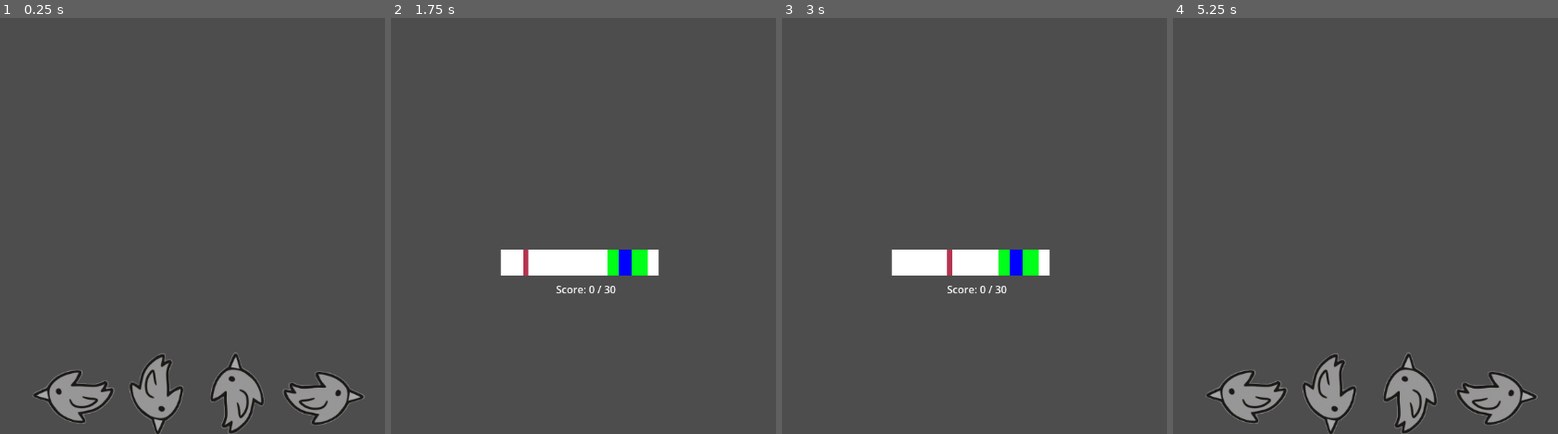
Above: before the commit, frames 1-4 (left to right).
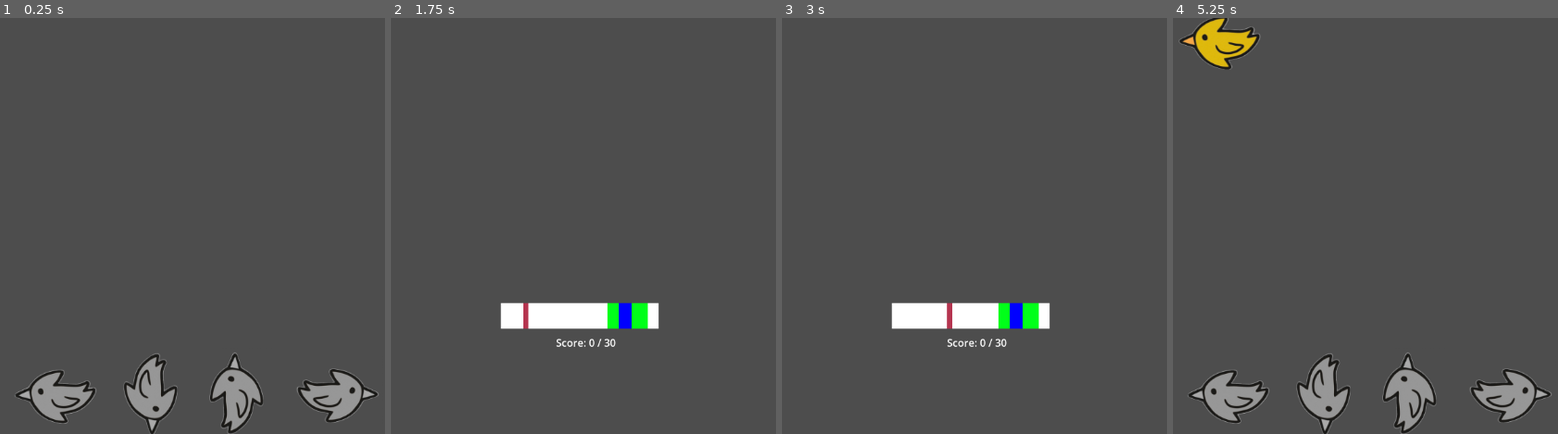
Above: after the commit, the same moments.

Repository: AbbyMage/Lofa-I-Beats
Game: Godot game, scene res://combinging_it_test.tscn
The game is run twice, just before and just after one commit, with the same random seed, the same clock (stepped at 60 frames per second) and the same inputs. This scene is started directly instead of the project's main scene.
Inputs (mouse positions are in pixels of both pictures, inside the frame that each line leads up to):
- Up to frame 1 (0.25 s): no input
- Up to frame 2 (1.75 s): tap Enter at 0.5 s; move the mouse to (749, 205) at 0.52 s; hold Right (ui_right) 0.53-1.28 s; tap 1 (1) at 0.6 s; tap 2 (2) at 0.8, 1.35 s; move the mouse to (437, 246) at 1.27 s; hold Down (ui_down) from 1.28 s (still down); tap 3 (3) at 1.55 s
- Up to frame 3 (3 s): move the mouse to (1051, 134) at 2.02 s; release Down (ui_down) at 2.03 s; hold Right (ui_right) 2.03-2.78 s; tap 3 (3) at 2.1 s; tap P (p) at 2.3, 2.85 s; move the mouse to (939, 309) at 2.77 s; hold Up (ui_up) from 2.78 s (still down)
- Up to frame 4 (5.25 s): tap Space (space) at 3.05, 3.5 s; move the mouse to (outside the picture) at 3.52 s; release Up (ui_up) at 3.53 s; hold Space (space) 3.53-4.28 s; hold Left (ui_left) 3.53-5.03 s; tap J (j, bound only after the commit) at 3.8, 4.35 s; move the mouse to (outside the picture) at 4.27 s; tap 1 (1) at 4.55, 5.1 s; move the mouse to (1404, 226) at 5.02 s; hold Down (ui_down) from 5.03 s (still down)

The runs differ from the first frame. In frame 1, 4.4% of the frame differs, in the area x 3-99%, y 80-100%; in frame 2, 5.5%; in frame 3, 5.5%; in frame 4, 5.8%, in the area x 1-99%, y 0-100%.

Commit message:
added arrow spawner rather then maula placeing arrows

Diff:
--- a/rythem_game/Arr_storage/Arr_Catch_Down.gd
+++ b/rythem_game/Arr_storage/Arr_Catch_Down.gd
@@ -1,6 +1,8 @@
 extends Area2D
 
 var tracked_areas: Array[Area2D] = []
+
+@onready var control: Node = get_node("/root/Control")
 
 func _on_area_entered(area: Area2D) -> void:
 	if not tracked_areas.has(area):
@@ -18,4 +20,4 @@
 				if is_instance_valid(area):
 					area.queue_free()
 			tracked_areas.clear()
-			print("ballin")
+			control._add_score()
--- a/rythem_game/Arr_storage/Arr_Catch_Down.tscn
+++ b/rythem_game/Arr_storage/Arr_Catch_Down.tscn
@@ -2,7 +2,7 @@
 
 [ext_resource type="PackedScene" uid="uid://by1p3fy77kl4r" path="res://Arr_storage/Arr_Catch_Left.tscn" id="1_nugbr"]
 [ext_resource type="Script" path="res://Arr_storage/Arr_Catch_Down.gd" id="2_xqa7h"]
-[ext_resource type="Texture2D" uid="uid://j2r6qgrbcbcv" path="res://resorces/new better arrows.png" id="3_gku5p"]
+[ext_resource type="Texture2D" uid="uid://j2r6qgrbcbcv" path="res://resorces/arrows.png" id="3_gku5p"]
 
 [node name="Area2D" instance=ExtResource("1_nugbr")]
 script = ExtResource("2_xqa7h")
--- a/rythem_game/Arr_storage/Arr_Catch_Left.gd
+++ b/rythem_game/Arr_storage/Arr_Catch_Left.gd
@@ -1,6 +1,8 @@
 extends Area2D
 
 var tracked_areas: Array[Area2D] = []
+
+@onready var control: Node = get_node("/root/Control")
 
 func _on_area_entered(area: Area2D) -> void:
 	if not tracked_areas.has(area):
@@ -18,4 +20,4 @@
 				if is_instance_valid(area):
 					area.queue_free()
 			tracked_areas.clear()
-			print("ballin")
+			control._add_score()
--- a/rythem_game/Arr_storage/Arr_Catch_Left.tscn
+++ b/rythem_game/Arr_storage/Arr_Catch_Left.tscn
@@ -1,7 +1,7 @@
 [gd_scene load_steps=4 format=3 uid="uid://by1p3fy77kl4r"]
 
 [ext_resource type="Script" path="res://Arr_storage/Arr_Catch_Left.gd" id="1_uk7w6"]
-[ext_resource type="Texture2D" uid="uid://j2r6qgrbcbcv" path="res://resorces/new better arrows.png" id="2_x345s"]
+[ext_resource type="Texture2D" uid="uid://j2r6qgrbcbcv" path="res://resorces/arrows.png" id="2_x345s"]
 
 [sub_resource type="CapsuleShape2D" id="CapsuleShape2D_mpxdu"]
 radius = 51.0
--- a/rythem_game/Arr_storage/Arr_Catch_Up.gd
+++ b/rythem_game/Arr_storage/Arr_Catch_Up.gd
@@ -1,6 +1,8 @@
 extends Area2D
 
 var tracked_areas: Array[Area2D] = []
+
+@onready var control: Node = get_node("/root/Control")
 
 func _on_area_entered(area: Area2D) -> void:
 	if not tracked_areas.has(area):
@@ -18,4 +20,4 @@
 				if is_instance_valid(area):
 					area.queue_free()
 			tracked_areas.clear()
-			print("ballin")
+			control._add_score()
--- a/rythem_game/Arr_storage/Arr_Catch_Up.tscn
+++ b/rythem_game/Arr_storage/Arr_Catch_Up.tscn
@@ -17,4 +17,3 @@
 [node name="NewBetterArrows2" parent="." index="2"]
 position = Vector2(52, 54)
 rotation = -1.57416
-frame = 3
--- /dev/null
+++ b/rythem_game/arrow_spawner.gd
@@ -0,0 +1,109 @@
+extends Node2D
+
+@export var left_arrow_scene: PackedScene
+@export var right_arrow_scene: PackedScene
+@export var up_arrow_scene: PackedScene
+@export var down_arrow_scene: PackedScene
+
+@export var spawn_list: Array[String] = [
+	"left", "blank", "up", "down", "blank", "right",
+	"left", "up", "blank", "blank", "down", "right",
+	"left", "up", "down", "right", "blank", "left",
+	"up", "blank", "right", "down", "blank", "left",
+	"left", "up", "down", "blank", "right", "blank",
+	"up", "down", "right", "left", "blank", "blank",
+	"right", "down", "up", "left", "blank", "down",
+	"right", "up", "blank", "left", "down", "up"
+
+]
+
+@export var spawn_interval = 0.9
+@export var start_y = 0.0
+
+@export var left_lane_x = 200.0
+@export var up_lane_x = 500.0
+@export var down_lane_x = 350.0
+@export var right_lane_x = 650.0
+
+var base_fall_velocity = 200.0
+var acceleration = 35.0
+
+var current_index = 0
+var timer = 0.0
+var is_paused = false
+
+
+var acceleration_enabled = false
+
+var active_arrows = []
+
+func _process(delta: float) -> void:
+	if Input.is_action_just_pressed("p"):
+		is_paused = !is_paused
+
+	if is_paused:
+		return
+
+	if Input.is_action_just_pressed("j"):
+		acceleration_enabled = true  # toggle acceleration on permanently
+
+	# spawn arrows
+	timer += delta
+	if timer >= spawn_interval and current_index < spawn_list.size():
+		timer = 0.0
+		var action = spawn_list[current_index]
+		if action != "blank":
+			var arrow = spawn_arrow(action)
+			if arrow:
+				active_arrows.append({"node": arrow, "velocity": base_fall_velocity})
+		current_index += 1
+
+
+	for i in range(active_arrows.size() - 1, -1, -1):
+		var arrow_dict = active_arrows[i]
+		var arrow_node = arrow_dict["node"]
+
+
+		if not is_instance_valid(arrow_node):
+			active_arrows.remove_at(i)
+			continue
+
+		#acceleration
+		if acceleration_enabled:
+			arrow_dict["velocity"] += acceleration * delta
+
+		# move arrow
+		arrow_node.position.y += arrow_dict["velocity"] * delta
+
+		# so thery dont exist in a sean forever after they travle a cetian distance they will dispawn
+		if arrow_node.position.y > 1800:
+			arrow_node.queue_free()
+			active_arrows.remove_at(i)
+
+func spawn_arrow(direction: String) -> Node2D:
+	var scene: PackedScene
+	var x_pos := 0.0
+
+	match direction:
+		"left":
+			scene = left_arrow_scene
+			x_pos = left_lane_x
+		"up":
+			scene = up_arrow_scene
+			x_pos = up_lane_x
+		"down":
+			scene = down_arrow_scene
+			x_pos = down_lane_x
+		"right":
+			scene = right_arrow_scene
+			x_pos = right_lane_x
+		_:
+			return null
+
+	if scene:
+		var arrow = scene.instantiate()
+		arrow.position = Vector2(x_pos, start_y)
+		add_child(arrow)
+		return arrow
+
+	return null
--- /dev/null
+++ b/rythem_game/arrow_spawner.tscn
@@ -0,0 +1,15 @@
+[gd_scene load_steps=6 format=3 uid="uid://crxj4auvkmcxc"]
+
+[ext_resource type="Script" path="res://arrow_spawner.gd" id="1_k88mm"]
+[ext_resource type="PackedScene" uid="uid://d1ivrwu5enh5" path="res://Arr_storage/arrow_fall.tscn" id="2_68620"]
+[ext_resource type="PackedScene" uid="uid://bke2ljalyqall" path="res://falling arrows/falling_arr_right.tscn" id="3_vud1s"]
+[ext_resource type="PackedScene" uid="uid://basj7riyo3xvc" path="res://falling_arr_upeys.tscn" id="4_kg713"]
+[ext_resource type="PackedScene" uid="uid://w133jugyc5es" path="res://falling arrows/falling_arr_down.tscn" id="5_51fy3"]
+
+[node name="Arrow spaner" type="Node2D"]
+position = Vector2(-2, 1)
+script = ExtResource("1_k88mm")
+left_arrow_scene = ExtResource("2_68620")
+right_arrow_scene = ExtResource("3_vud1s")
+up_arrow_scene = ExtResource("4_kg713")
+down_arrow_scene = ExtResource("5_51fy3")
--- a/rythem_game/combinging_it_test.tscn
+++ b/rythem_game/combinging_it_test.tscn
@@ -1,9 +1,13 @@
-[gd_scene load_steps=5 format=3 uid="uid://8iu2j46l8cuj"]
+[gd_scene load_steps=9 format=3 uid="uid://8iu2j46l8cuj"]
 
 [ext_resource type="Script" path="res://gamemode.gd" id="1_arw0c"]
 [ext_resource type="PackedScene" uid="uid://uq3c3iq0ogk3" path="res://control.tscn" id="2_5g4x7"]
 [ext_resource type="PackedScene" uid="uid://dw0vnf1qp6ux6" path="res://circular_skill_check.tscn" id="3_8tf2w"]
-[ext_resource type="PackedScene" uid="uid://dtdfflhwfbfcc" path="res://scenae/tutorial.tscn" id="4_0fy0l"]
+[ext_resource type="PackedScene" uid="uid://bf3tsqfdy2pxn" path="res://Arr_storage/Arr_Catch_Down.tscn" id="5_fd4dr"]
+[ext_resource type="PackedScene" uid="uid://by1p3fy77kl4r" path="res://Arr_storage/Arr_Catch_Left.tscn" id="6_qf4ru"]
+[ext_resource type="PackedScene" uid="uid://baop2v0fhii33" path="res://Arr_storage/arr_Catch_right.tscn" id="7_4bq0w"]
+[ext_resource type="PackedScene" uid="uid://crxj4auvkmcxc" path="res://arrow_spawner.tscn" id="8_llikp"]
+[ext_resource type="PackedScene" uid="uid://bkjy73y65of5j" path="res://Arr_storage/Arr_Catch_Up.tscn" id="8_tofvn"]
 
 [node name="Control" type="Control"]
 layout_mode = 3
@@ -20,10 +24,12 @@
 
 [node name="bar" parent="." instance=ExtResource("2_5g4x7")]
 layout_mode = 1
-offset_left = 114.0
-offset_top = 388.0
-offset_right = 114.0
-offset_bottom = 388.0
+anchors_preset = -1
+anchor_left = 0.0989583
+anchor_top = 0.726852
+anchor_right = 0.53125
+anchor_bottom = 1.09722
+metadata/_edit_use_anchors_ = true
 
 [node name="circle" parent="." instance=ExtResource("3_8tf2w")]
 layout_mode = 1
@@ -32,5 +38,17 @@
 offset_right = -35.0
 offset_bottom = 191.0
 
-[node name="Node2D" parent="." instance=ExtResource("4_0fy0l")]
-position = Vector2(-198, 136)
+[node name="down" parent="." instance=ExtResource("5_fd4dr")]
+position = Vector2(243, 676)
+
+[node name="left" parent="." instance=ExtResource("6_qf4ru")]
+position = Vector2(95, 676)
+
+[node name="right" parent="." instance=ExtResource("7_4bq0w")]
+position = Vector2(543, 672)
+
+[node name="up" parent="." instance=ExtResource("8_tofvn")]
+position = Vector2(393, 676)
+
+[node name="Arrow spaner" parent="." instance=ExtResource("8_llikp")]
+position = Vector2(-108, -678)
--- a/rythem_game/gamemode.gd
+++ b/rythem_game/gamemode.gd
@@ -1,17 +1,33 @@
 extends Control
 
-enum GameMode {fnf, circle, bar}
+enum GameMode {
+	fnf,
+	circle,
+	bar}
+
 var current_mode: GameMode = GameMode.fnf
+
+var score = 0
+var combo_max = 5
 
 @export var current_game: String = "fnf"
 
 @onready var circle_skill_check = $circle
 @onready var bar_skill_check = $bar
-@onready var fnf_arrow_mode = $Node2D
+@onready var fnf_arrow_mode = $"Arrow spaner"
+@onready var up_arrow = $up
+@onready var down_arrow = $down
+@onready var left_arrow = $left
+@onready var right_arrow = $right
 
 # Called when the node enters the scene tree for the first time.
 func _ready() -> void:
 	switch_to_mode(current_mode)
+
+
+func _add_score() -> void:
+	score += 1
+
 
 func switch_to_mode(mode: GameMode) :
 	current_mode = mode
@@ -19,9 +35,17 @@
 	circle_skill_check.visible = false
 	bar_skill_check.visible = false
 	fnf_arrow_mode.visible = false
+	right_arrow.visible = false
+	down_arrow.visible = false
+	left_arrow.visible = false
+	up_arrow.visible = false
 
 	match mode:
 		GameMode.fnf:
+			right_arrow.visible = true
+			down_arrow.visible = true
+			left_arrow.visible = true
+			up_arrow.visible = true
 			fnf_arrow_mode.visible = true
 		GameMode.circle:
 			circle_skill_check.visible = true
@@ -39,3 +63,6 @@
 	elif Input.is_action_just_pressed("3"):
 		current_game = "bar"
 		switch_to_mode(GameMode.bar)
+	elif score == combo_max:
+		current_game = "bar"
+		switch_to_mode(GameMode.bar)
--- a/rythem_game/project.godot
+++ b/rythem_game/project.godot
@@ -14,6 +14,10 @@
 run/main_scene="res://game_level.tscn"
 config/features=PackedStringArray("4.3", "Forward Plus")
 config/icon="res://icon.svg"
+
+[autoload]
+
+Global="*res://scripts/global.gd"
 
 [file_customization]
 
@@ -69,3 +73,8 @@
 "events": [Object(InputEventKey,"resource_local_to_scene":false,"resource_name":"","device":-1,"window_id":0,"alt_press …(192 unchanged characters)…
 ]
 }
+j={
+"deadzone": 0.5,
+"events": [Object(InputEventKey,"resource_local_to_scene":false,"resource_name":"","device":-1,"window_id":0,"alt_pressed":false,"shift_pressed":false,"ctrl_pressed":false,"meta_pressed":false,"pressed":false,"keycode":0,"physical_keycode":74,"key_label":0,"unicode":106,"location":0,"echo":false,"script":null)
+]
+}
--- a/rythem_game/scenae/tutorial.tscn
+++ b/rythem_game/scenae/tutorial.tscn
@@ -1,9 +1,5 @@
-[gd_scene load_steps=9 format=3 uid="uid://dtdfflhwfbfcc"]
-
-[ext_resource type="PackedScene" uid="uid://bf3tsqfdy2pxn" path="res://Arr_storage/Arr_Catch_Down.tscn" id="1_oertb"]
-[ext_resource type="PackedScene" uid="uid://by1p3fy77kl4r" path="res://Arr_storage/Arr_Catch_Left.tscn" id="2_fvj8h"]
-[ext_resource type="PackedScene" uid="uid://baop2v0fhii33" path="res://Arr_storage/arr_Catch_right.tscn" id="3_pthq0"]
-[ext_resource type="PackedScene" uid="uid://bkjy73y65of5j" path="res://Arr_storage/Arr_Catch_Up.tscn" id="4_7kn0f"]
+[gd_scene load_steps=5 format=3 uid="uid://dtdfflhwfbfcc"]
+
 [ext_resource type="PackedScene" uid="uid://d1ivrwu5enh5" path="res://Arr_storage/arrow_fall.tscn" id="5_60wjo"]
 [ext_resource type="PackedScene" uid="uid://w133jugyc5es" path="res://falling arrows/falling_arr_down.tscn" id="6_oudfr"]
 [ext_resource type="PackedScene" uid="uid://bke2ljalyqall" path="res://falling arrows/falling_arr_right.tscn" id="7_pnthc"]
@@ -12,71 +8,6 @@
 [node name="Node2D" type="Node2D"]
 position = Vector2(0, -22)
 
-[node name="ColorRect" type="ColorRect" parent="."]
-visible = false
-offset_left = 321.0
-offset_top = 76.0
-offset_right = 332.0
-offset_bottom = 608.0
-
-[node name="ColorRect2" type="ColorRect" parent="ColorRect"]
-layout_mode = 0
-offset_left = 508.0
-offset_top = 483.0
-offset_right = 519.0
-offset_bottom = 990.0
-rotation = 1.57969
-
-[node name="ColorRect" type="ColorRect" parent="ColorRect"]
-layout_mode = 0
-offset_left = 127.0
-offset_top = 544.0
-offset_right = 138.0
-offset_bottom = 2088.0
-scale = Vector2(1, -27.12)
-
-[node name="ColorRect3" type="ColorRect" parent="ColorRect"]
-layout_mode = 0
-offset_left = 251.0
-offset_top = 536.0
-offset_right = 262.0
-offset_bottom = 2082.0
-scale = Vector2(1, -47.2)
-
-[node name="ColorRect4" type="ColorRect" parent="ColorRect"]
-layout_mode = 0
-offset_left = 505.0
-offset_top = 15.0
-offset_right = 516.0
-offset_bottom = 547.0
-
-[node name="ColorRect5" type="ColorRect" parent="ColorRect"]
-layout_mode = 0
-offset_left = 378.0
-offset_top = 541.0
-offset_right = 389.0
-offset_bottom = 1469.0
-scale = Vector2(1, -12.92)
-
-[node name="Area2D" parent="." instance=ExtResource("1_oertb")]
-position = Vector2(450, 540)
-
-[node name="Catcher" parent="." instance=ExtResource("2_fvj8h")]
-position = Vector2(321, 540)
-
-[node name="Falling_Arr" parent="." instance=ExtResource("3_pthq0")]
-position = Vector2(719, 540)
-
-[node name="Area2D2" parent="." instance=ExtResource("4_7kn0f")]
-position = Vector2(592, 540)
-
-[node name="ColorRect2" type="ColorRect" parent="."]
-offset_left = 3372.0
-offset_top = -6659.0
-offset_right = 3500.0
-offset_bottom = -6534.0
-metadata/_edit_use_anchors_ = true
-
 [node name="do not open" type="Node" parent="."]
 
 [node name="Falling_Arr2" parent="do not open" instance=ExtResource("5_60wjo")]
@@ -95,7 +26,7 @@
 position = Vector2(719, -1509)
 
 [node name="Falling_Arr10" parent="do not open" instance=ExtResource("8_m8s7g")]
-position = Vector2(585, -876)
+position = Vector2(587, -878)
 
 [node name="Falling_Arr11" parent="do not open" instance=ExtResource("5_60wjo")]
 position = Vector2(331, -2176)
--- a/rythem_game/scripts/Arr_Fall.gd
+++ b/rythem_game/scripts/Arr_Fall.gd
@@ -1,28 +1 @@
 extends Area2D
-
-var fall_velocity: float = 0.0
-var is_paused: bool = false
-
-func _process(delta: float) -> void:
-	if Input.is_action_just_pressed("2"):
-		visible = false
-		is_paused = true
-		is_paused = !is_paused
-	elif  Input.is_action_just_pressed("3"):
-		visible = false
-		is_paused = true
-	elif  Input.is_action_just_pressed("1"):
-		visible = true
-		is_paused = false
-
-	if Input.is_action_just_pressed("p"):  # Space bar pause
-		is_paused = !is_paused
-
-	if is_paused:
-		return
-
-
-	fall_velocity += 35 * delta
-
-
-	position.y += fall_velocity * delta
--- a/rythem_game/scripts/catch_arr_right.gd
+++ b/rythem_game/scripts/catch_arr_right.gd
@@ -1,6 +1,8 @@
 extends Area2D
 
 var tracked_areas: Array[Area2D] = []
+
+@onready var control: Node = get_node("/root/Control")
 
 func _on_area_entered(area: Area2D) -> void:
 	if not tracked_areas.has(area):
@@ -18,4 +20,4 @@
 				if is_instance_valid(area):
 					area.queue_free()
 			tracked_areas.clear()
-			print("ballin")
+			control._add_score()
--- a/rythem_game/scripts/skill_check_bar.gd
+++ b/rythem_game/scripts/skill_check_bar.gd
@@ -81,15 +81,15 @@
 		if is_in_zone(perfect_zone):
 			score += 2
 			update_score_lable()
-			print("PERFECT!")
+			print("Perfect!")
 			pointer_speed = min(pointer_speed + speed_increase, max_speed)
 			time_since_perfect = 0.0
 		elif is_in_zone(good_zone):
 			score += 1
 			update_score_lable()
-			print("Meh could be better!")
+			print("Good!")
 		else:
-			print("Dissapoingting!")
+			print("Miss!")
 			pointer_speed = slow_speed
 			time_since_perfect = 0.0
 
Renamed: rythem_game/resorces/new better arrows.png -> rythem_game/resorces/arrows.png
Not shown, changed: rythem_game/resorces/arrows.png.import
